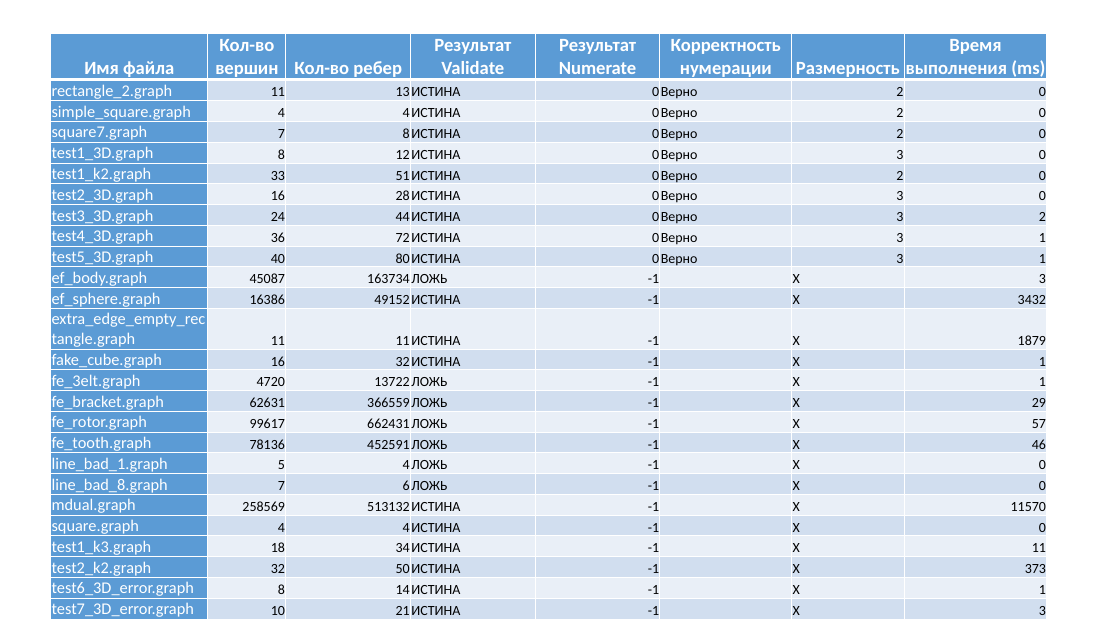
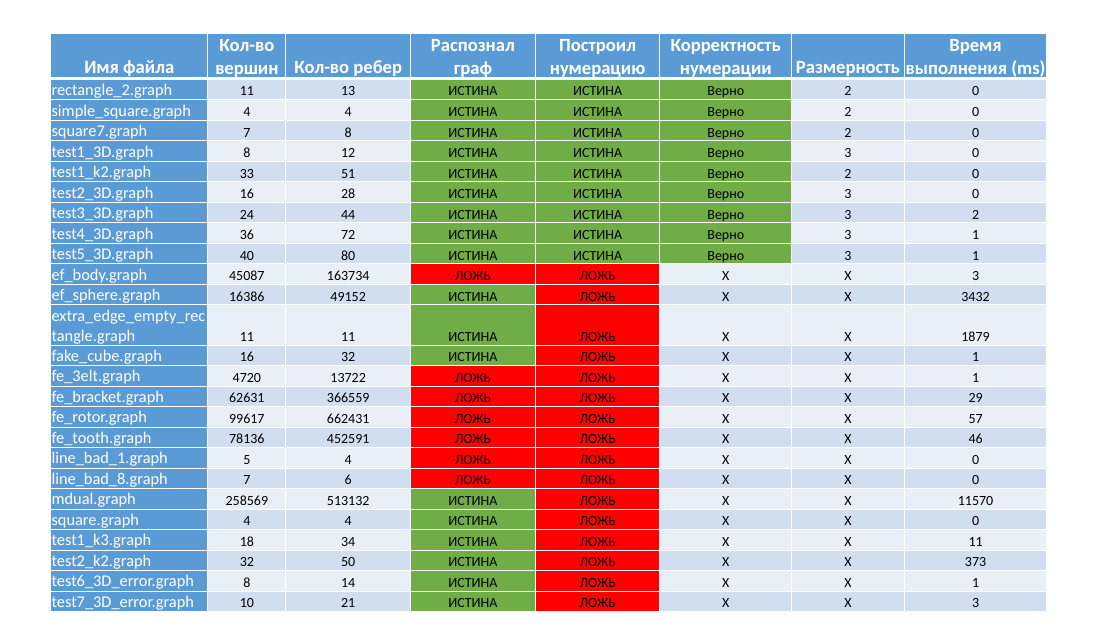
Before and after one commit to Linserous/NumericalGridGeneration, a slide deck: slide 39 of docs/Презентация v0.8.1.pptx. Drawn at 1120x630 pixels with LibreOffice and Linux fonts; fonts in the diff are those of the drawing. Boxes give left, top, right and bottom in pixels: in the first picture for what was removed or moved away, otherwise in the second. Text is boxed around its words. In the diff, an @@ line names an element or a change of style, - is before the commit and + after.

```diff
--- a/docs/Презентация v0.8.1.pptx
+++ b/docs/Презентация v0.8.1.pptx
@@ table at <box>50,34,1048,616</box> @@
-row 1, column 4: Результат Validate
+row 1, column 4: Распознал граф
-row 1, column 5: Результат Numerate
+row 1, column 5: Построил нумерацию
-row 2, column 5: 0
+row 2, column 5: ИСТИНА
-row 3, column 5: 0
+row 3, column 5: ИСТИНА
-row 4, column 5: 0
+row 4, column 5: ИСТИНА
-row 5, column 5: 0
+row 5, column 5: ИСТИНА
-row 6, column 5: 0
+row 6, column 5: ИСТИНА
-row 7, column 5: 0
+row 7, column 5: ИСТИНА
-row 8, column 5: 0
+row 8, column 5: ИСТИНА
-row 9, column 5: 0
+row 9, column 5: ИСТИНА
-row 10, column 5: 0
+row 10, column 5: ИСТИНА
-row 11, column 5: -1
+row 11, column 5: ЛОЖЬ
-row 11, column 6: 
+row 11, column 6: X
-row 12, column 5: -1
+row 12, column 5: ЛОЖЬ
-row 12, column 6: 
+row 12, column 6: X
-row 13, column 5: -1
+row 13, column 5: ЛОЖЬ
-row 13, column 6: 
+row 13, column 6: X
-row 14, column 5: -1
+row 14, column 5: ЛОЖЬ
-row 14, column 6: 
+row 14, column 6: X
-row 15, column 5: -1
+row 15, column 5: ЛОЖЬ
-row 15, column 6: 
+row 15, column 6: X
-row 16, column 5: -1
+row 16, column 5: ЛОЖЬ
-row 16, column 6: 
+row 16, column 6: X
-row 17, column 5: -1
+row 17, column 5: ЛОЖЬ
-row 17, column 6: 
+row 17, column 6: X
-row 18, column 5: -1
+row 18, column 5: ЛОЖЬ
-row 18, column 6: 
+row 18, column 6: X
-row 19, column 5: -1
+row 19, column 5: ЛОЖЬ
-row 19, column 6: 
+row 19, column 6: X
-row 20, column 5: -1
+row 20, column 5: ЛОЖЬ
-row 20, column 6: 
+row 20, column 6: X
-row 21, column 5: -1
+row 21, column 5: ЛОЖЬ
-row 21, column 6: 
+row 21, column 6: X
-row 22, column 5: -1
+row 22, column 5: ЛОЖЬ
-row 22, column 6: 
+row 22, column 6: X
-row 23, column 5: -1
+row 23, column 5: ЛОЖЬ
-row 23, column 6: 
+row 23, column 6: X
-row 24, column 5: -1
+row 24, column 5: ЛОЖЬ
-row 24, column 6: 
+row 24, column 6: X
-row 25, column 5: -1
+row 25, column 5: ЛОЖЬ
-row 25, column 6: 
+row 25, column 6: X
-row 26, column 5: -1
+row 26, column 5: ЛОЖЬ
-row 26, column 6: 
+row 26, column 6: X
@@ fill #D2DEEF to #70AD47 in 20 cells @@
@@ fill #EAEFF7 to #70AD47 in 16 cells @@
@@ fill #EAEFF7 to #FF0000 in 12 cells @@
@@ fill #D2DEEF to #FF0000 in 11 cells @@
@@ alignment right to centre @@
@@ alignment left to centre @@
```
Also in this commit, not shown: 2 other slides changed, 1 slide added, 1 slide removed.
